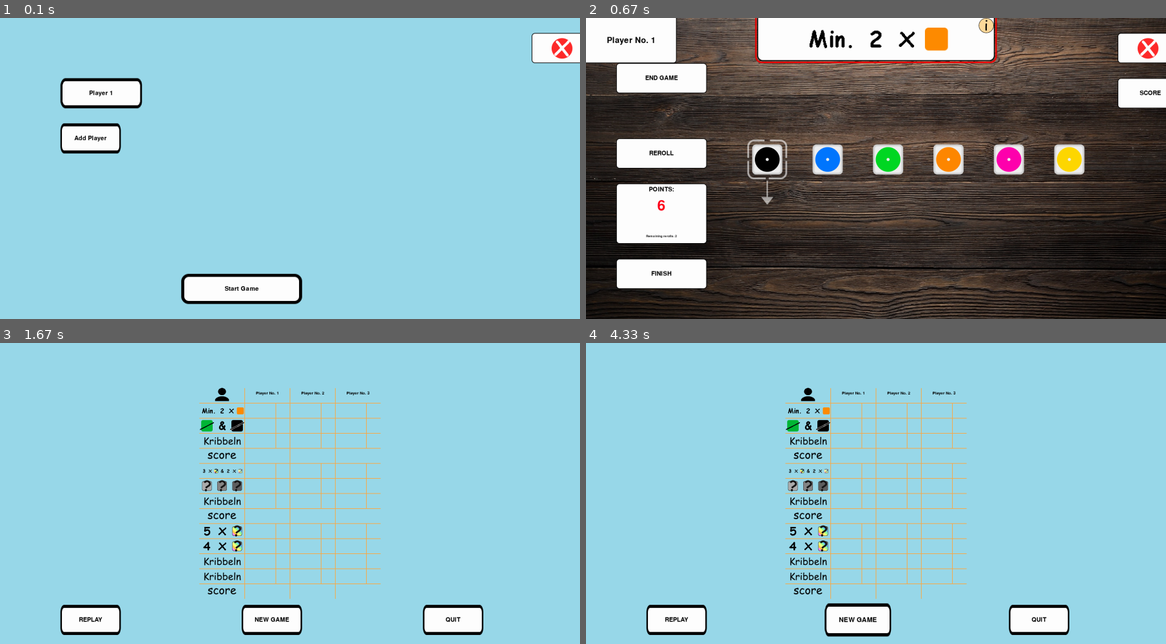
Above: before the commit, frames 1-4 (two rows, left to right).
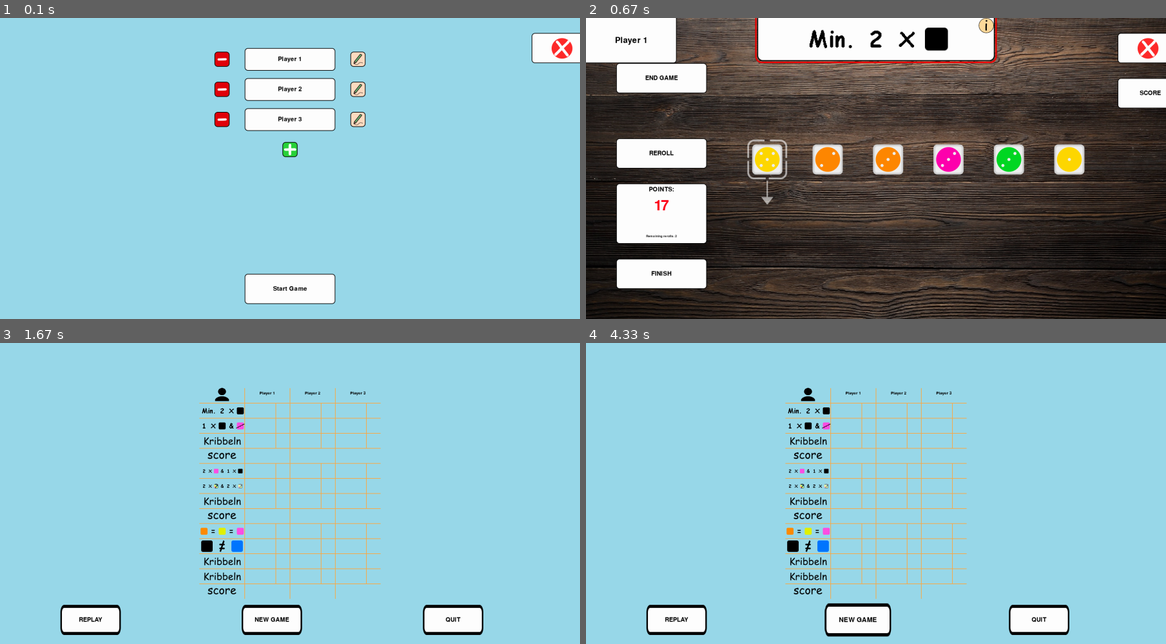
Above: after the commit, the same moments.

Repository: MathiasMeis/PygameKribbeln
Game: pygame game, started from code/mainGameLoop.py
Two runs of this game, one before a commit and one after it. Both use one fixed random seed, a clock stepped at 60 frames per second and the inputs below.
Inputs (mouse positions are in pixels of both pictures, inside the frame that each line leads up to):
- Up to frame 1 (0.1 s): no input
- Up to frame 2 (0.67 s): click "Start Game" at 0.38 s
- Up to frame 3 (1.67 s): hold Right 0.67-1.13 s; click "END GAME" at 1.45 s
- Up to frame 4 (4.33 s): click "REPLAY" at 2.17 s; move the mouse to (696, 565) at 2.6 s; click (696, 565) at 2.93 s

The runs differ from the first frame. In frame 1, 9.1% of the frame differs, in the area x 10-64%, y 9-96%; in frame 2, 1.9%; in frame 3, 0.9%; in frame 4, 0.9%.

Commit message:
startingScreen überarbeitet scoreBoard bugfixes

Diff:
--- a/code/button.py
+++ b/code/button.py
@@ -41,6 +41,10 @@
         self.mouseIsIn(mouse[0],mouse[1])
         self.draw(display)
 
-    def moveTo(self, xCoord, yCoord):
+    def move(self, xCoord, yCoord):
         self.xCoordinate += xCoord
         self.yCoordinate += yCoord
+
+    def setPosition(self, xCoord, yCoord):
+        self.xCoordinate = xCoord
+        self.yCoordinate = yCoord
--- a/code/kribbeln.py
+++ b/code/kribbeln.py
@@ -6,7 +6,7 @@
 
 class Kribbeln:
     playingDice : Dice = Dice()
-    players : list[Player] = [Player("Player No. 1"), Player("Player No. 2"), Player("Player No. 3")]
+    players : list[Player] = [Player("Player 1"), Player("Player 2"), Player("Player 3")]
     scoreBoard : ScoreBoard = ScoreBoard(players)
     numberOfPlayers : int = len(players)
     currentPlayerIndex : int = 0
@@ -24,6 +24,19 @@
     def hasRemainingRerolls() -> bool:
         return Kribbeln.remainingRorolls > 0
 
+    def reinit() -> None:
+        Kribbeln.scoreBoard = ScoreBoard(Kribbeln.players)
+        Kribbeln.playingDice.reroll()
+
+
+
+    def addPlayer():
+        Kribbeln.numberOfPlayers += 1
+        Kribbeln.players.append(Player(f"Player {Kribbeln.numberOfPlayers}"))
+
+    def removePlayer(index):
+        Kribbeln.numberOfPlayers -= 1
+        Kribbeln.players.remove(Kribbeln.players[index])
 
     def nextRound():
         Kribbeln.scoreBoard.updateResultingPoints(Kribbeln.currentRound)
--- a/code/mainGameLoop.py
+++ b/code/mainGameLoop.py
@@ -19,6 +19,7 @@
 
     def on_init():
         pygame.init()
+        StartingScreen.init()
         mainGameLoop.display = pygame.display.set_mode(mainGameLoop.size, pygame.HWSURFACE | pygame.DOUBLEBUF)
 
     def on_loop():
--- a/code/mainScreen.py
+++ b/code/mainScreen.py
@@ -24,6 +24,7 @@
     endScreenButton : Button = Button(100,150,300,100,"END GAME",imageName="300x100White") # for testing
     taskInfoButton : Button = Button(1300,0,50,50," ", imageName="taskInfo")
     rerollButton : Button = Button(100,400,300,100,"REROLL",imageName="300x100White")
+    disableRerollButton : Button = Button(100,400,300,100,"REROLL",imageName="buttonDisabled")
     finishButton : Button = Button(100,800,300,100,"FINISH",imageName="300x100White")
     quitButton : Button = Button(1760,50,300,100," ",imageName="300x100Quit")
     scoreBoardButton : Button = Button(1760,200,300,100,"SCORE              ",imageName="300x100White")
@@ -129,6 +130,8 @@
             if MainScreen.finishButton.mouseIsIn(mouse[0], mouse[1]) and event.type == pygame.MOUSEBUTTONDOWN:
                 MainScreen.nextTurnMessageBoard = MessageBoard([f"You got {Kribbeln.getResultingPoints()} points.",f"Next player will be {Kribbeln.getNextPlayerName()}"], hasCloseButton=False, hasButton=True, buttonText="CONTINUE")
                 MainScreen.isShowNextTurnMessageBoard = True
+            if MainScreen.disableRerollButton.mouseIsIn(mouse[0], mouse[1]):
+                pass
             if MainScreen.rerollButton.mouseIsIn(mouse[0], mouse[1]) and event.type == pygame.MOUSEBUTTONDOWN:
                 if Kribbeln.hasRemainingRerolls():
                     Kribbeln.playingDice.reroll()
@@ -162,6 +165,8 @@
             MainScreen.taskInfoMessageBoard.draw(display)
         elif(MainScreen.isShowScoreBoard):
             Kribbeln.scoreBoard.drawAsOverlay(display)
+        if not Kribbeln.hasRemainingRerolls():
+            MainScreen.disableRerollButton.draw(display)
 
     def on_loop(display):
         display.blit(MainScreen.background, (0,0))
--- a/code/scoreBoard.py
+++ b/code/scoreBoard.py
@@ -98,7 +98,8 @@
         return self.closeButton.mouseIsIn(xCoord, yCoord)
 
     def drawScores(self, display):
-        baseX : int = 1310-(self.width/2)
+        width : int = 150 * (self.numberOfPlayers + 1)
+        baseX : int = 960-(width/2) + 225
         baseY : int = 360
         xDeviation : int = 150
         font  = pygame.font.SysFont("comicsans", 20)
@@ -118,7 +119,8 @@
                     display.blit(scoreLabel, [xCoord-centering, baseY+yAddition])
 
     def drawResultingPoints(self, display):
-        baseX : int = 1360-(self.width/2)
+        width : int = 150 * (self.numberOfPlayers + 1)
+        baseX : int = 960-(width/2) +275
         baseY : int = 210
         xDeviation : int = 150
         yDeviation : int = 50
@@ -140,7 +142,8 @@
                     display.blit(pointLabel, [xCoord-centering, yCoord+yAddition])
 
     def drawPoints(self, display):
-        baseX : int = 1285-(self.width/2)
+        width : int = 150 * (self.numberOfPlayers + 1)
+        baseX : int = 960-(width/2)+200
         baseY : int = 210
         xDeviation : int = 150
         yDeviation : int = 50
@@ -162,7 +165,8 @@
                     display.blit(pointLabel, [xCoord-centering, yCoord+yAddition])
 
     def drawTasks(self, display):
-        baseX : int = 1160-(self.width/2)
+        width2 : int = 150 * (self.numberOfPlayers + 1)
+        baseX : int = 960-(width2/2)+75
         baseY : int = 225
         xDeviation : int = 150
         yDeviation : int = 50
@@ -200,12 +204,14 @@
 
 
     def drawPlayerLabel(self, display):
-        display.blit(pygame.image.load(os.path.join(ImageHelper.getImage("scoreBoard", "userIcon"))),(1135-(self.width/2), 145))
+        width : int = 150 * (self.numberOfPlayers + 1)
+        baseX : int = 960 - (width/2) + 75
+        display.blit(pygame.image.load(os.path.join(ImageHelper.getImage("scoreBoard", "userIcon"))),(baseX - 25, 145))
         font  = pygame.font.SysFont("comicsans", 20)
         for index in range(self.numberOfPlayers):
             playerLabel = font.render(self.players[index].getName(), 1, (0, 0, 0))
             centering : int = (150) - (playerLabel.get_width() /2)
-            display.blit(playerLabel, [1160-(self.width/2)+ (150*index)+centering,160])
+            display.blit(playerLabel, [baseX+ (150*index)+centering,160])
 
     def drawGitter(self, display):
         width : int = 150 * (self.numberOfPlayers + 1)
@@ -218,7 +224,8 @@
         display.blit(pygame.image.load(os.path.join(ImageHelper.getImage("scoreBoard", "lastRow"))),(baseX+((diff*self.numberOfPlayers)), baseY))
 
     def drawScoreLabels(self, display):
-        baseX : int = 1085-(self.width/2)
+        width : int = 150 * (self.numberOfPlayers + 1)
+        baseX : int = 960-(width/2)
         baseY : int = 350
         display.blit(pygame.image.load(os.path.join(ImageHelper.getImage("scoreBoard", "score"))),(baseX, baseY))
         display.blit(pygame.image.load(os.path.join(ImageHelper.getImage("scoreBoard", "score"))),(baseX, baseY+200))
--- a/code/startingScreen.py
+++ b/code/startingScreen.py
@@ -9,92 +9,118 @@
 from button import Button
 
 class StartingScreen:
-    playerText = ''
-    editPlayerLabel = -1
-    yDeviation = 150
     quitButton : Button = Button(1760,50,300,100," ",imageName="300x100Quit")
     quitMessageBoard : MessageBoard = MessageBoard(["Do you want to quit?"], hasButton=True, buttonText="QUIT", buttonFontColor=(255,255,255), buttenImageName="buttonRed")
     isShowQuitMessageBoard : bool = False
+    editingEnabled : bool = False
 
-    size = weight, height = 1920, 1080 # 1920, 1080
+    newPlayerName : str = ""
+
+    removeBaseX : int = 710
+    editBaseX : int = 1160
+    playerBaseX : int = 810
+    BaseY : int = 100
+    editingPlayerIndex : int = -1
+    size = weight, height = 1920, 1080
     background = pygame.transform.scale(pygame.image.load(os.path.join("assets", "background.png")), size)
 
     pygame.font.init()
     smallFont  = pygame.font.SysFont("comicsans", 30)
+    startGameButton = Button(810, 850, 300, 100,"Start Game", imageName="300x100White")
 
-    startGameButton = Button(600, 850, 400, 100,"Start Game")
-    addPlayerButton = Button(200,200+GameSetup.numberOfPlayers*150,200,100,'Add Player')
-    removePlayerButton = Button(300,500,250,100,"Remove Player")
-    editPlayerButton = Button(200, 200, 270, 100,"Player 1",color=(130,70,20))
+    editButton : Button = Button(playerBaseX+50,BaseY+(100*(Kribbeln.numberOfPlayers-100)),500,500, "xxx")#, imageName="playerEditing")
+    denyEditButton : Button = Button(playerBaseX+50,BaseY+(100*(Kribbeln.numberOfPlayers-100)),500,500, "xxx")#, imageName="playerEditing")
+    confirmsEditButton : Button = Button(playerBaseX+50,BaseY+(100*(Kribbeln.numberOfPlayers-100)),500,500, "xxx")#, imageName="playerEditing")
+    removePlayerButtons : list[Button] = []
+    addPlayerButton : Button = Button(playerBaseX+125,BaseY + 12+(100*Kribbeln.numberOfPlayers),50,50," ", imageName="addPlayer")
+    editPlayerButtons : list[Button] = []
+    playerButtons : list[Button] = []
 
-    def inWhichEditBox(mouseX,mouseY) -> int:
-        for i in range(GameSetup.numberOfPlayers):
-            [x,y,xL,yL] = [200, 200+i*StartingScreen.yDeviation, 270, 100]
-            if x <= mouseX <= x+xL and y <= mouseY <= y+yL:
-                return i
-        else:
-            return -1
+    def init():
+        StartingScreen.addPlayerButton : Button = Button(StartingScreen.playerBaseX+125,StartingScreen.BaseY + 12+(100*Kribbeln.numberOfPlayers),50,50," ", imageName="addPlayer")
+        StartingScreen.removePlayerButtons = []
+        StartingScreen.playerButtons = []
+        StartingScreen.editPlayerButtons = []
+        for index in range(len(Kribbeln.players)):
+            StartingScreen.playerButtons.append(Button(StartingScreen.playerBaseX,StartingScreen.BaseY+(100*index),300,75, f"{Kribbeln.players[index].getName()}", imageName="player"))
+            StartingScreen.removePlayerButtons.append(Button(StartingScreen.removeBaseX,StartingScreen.BaseY+12+(100*index),50,50," ", imageName="removePlayer"))
+            StartingScreen.editPlayerButtons.append(Button(StartingScreen.editBaseX, StartingScreen.BaseY+12+(100*index), 50, 50," ", imageName="playerEditStart"))
+
+
+
 
     def on_event(event): #TODO aufräumen, das geht auch anders
+        mouse = pygame.mouse.get_pos()
         if event.type == pygame.QUIT:
            Kribbeln.currentState = GameState.FINISHED
 
         if(StartingScreen.isShowQuitMessageBoard):
-            if event.type == pygame.MOUSEBUTTONDOWN:
-                mouse = pygame.mouse.get_pos()
-                if StartingScreen.quitMessageBoard.checkForMouseLocationOnCloseButton(mouse[0],mouse[1]):
-                    StartingScreen.isShowQuitMessageBoard = False
-                if StartingScreen.quitMessageBoard.checkForMouseLocationOnButton(mouse[0],mouse[1]):
-                    pygame.quit()
+            if StartingScreen.quitMessageBoard.checkForMouseLocationOnCloseButton(mouse[0],mouse[1]) and event.type == pygame.MOUSEBUTTONDOWN:
+                StartingScreen.isShowQuitMessageBoard = False
+            if StartingScreen.quitMessageBoard.checkForMouseLocationOnButton(mouse[0],mouse[1]) and event.type == pygame.MOUSEBUTTONDOWN:
+                pygame.quit()
+        elif(StartingScreen.editingEnabled):
+            if StartingScreen.denyEditButton.mouseIsIn(mouse[0], mouse[1]) and event.type == pygame.MOUSEBUTTONDOWN:
+                StartingScreen.newPlayerName = ""
+                StartingScreen.editingEnabled = False
+            if StartingScreen.confirmsEditButton.mouseIsIn(mouse[0], mouse[1]) and event.type == pygame.MOUSEBUTTONDOWN:
+                Kribbeln.players[StartingScreen.editingPlayerIndex].rename(StartingScreen.newPlayerName)
+                StartingScreen.playerButtons[StartingScreen.editingPlayerIndex].label = StartingScreen.newPlayerName
+                StartingScreen.newPlayerName = ""
+                StartingScreen.editingPlayerIndex = -1
+                StartingScreen.editingEnabled = False
+
+            if event.type == pygame.KEYDOWN:
+                if event.key == pygame.K_BACKSPACE:
+                    StartingScreen.newPlayerName =  StartingScreen.newPlayerName[:-1]
+                else:
+                    StartingScreen.newPlayerName += event.unicode
         else:
-            if event.type == pygame.MOUSEBUTTONDOWN:
-                mouse = pygame.mouse.get_pos()
-                editBox = StartingScreen.inWhichEditBox(mouse[0],mouse[1])
-                if editBox > -1:
-                    if StartingScreen.editPlayerLabel != editBox:
-                        if StartingScreen.editPlayerLabel != -1:
-                            GameSetup.renamePlayer(StartingScreen.playerText)
-                        StartingScreen.editPlayerLabel = editBox
-                        GameSetup.currentIndex = editBox
-                        StartingScreen.playerText = GameSetup.players[editBox].getName()
-                    else:
-                        GameSetup.renamePlayer(StartingScreen.playerText)
-                        StartingScreen.editPlayerLabel = -1
-                if StartingScreen.addPlayerButton.mouseIsIn(mouse[0],mouse[1]):
-                    GameSetup.addPlayer()
-                if StartingScreen.removePlayerButton.mouseIsIn(mouse[0],mouse[1]) and GameSetup.numberOfPlayers > 1:
-                    GameSetup.removePlayer()
-                    if GameSetup.numberOfPlayers == StartingScreen.editPlayerLabel:
-                        StartingScreen.editPlayerLabel = -1
-                if StartingScreen.startGameButton.mouseIsIn(mouse[0], mouse[1]):
-                    if StartingScreen.editPlayerLabel != -1:
-                        GameSetup.renamePlayer(StartingScreen.playerText)
-                    Kribbeln.currentState = GameState.PLAYING
-                if StartingScreen.quitButton.mouseIsIn(mouse[0], mouse[1]):
-                    StartingScreen.isShowQuitMessageBoard = True
-            if event.type == pygame.KEYDOWN and StartingScreen.editPlayerLabel != -1:
-                if event.key == pygame.K_BACKSPACE:
-                    StartingScreen.playerText =  StartingScreen.playerText[:-1]
-                else:
-                    StartingScreen.playerText += event.unicode
+            if StartingScreen.editButton.mouseIsIn(mouse[0], mouse[1]) and event.type == pygame.MOUSEBUTTONDOWN:
+                pass
+            if StartingScreen.quitButton.mouseIsIn(mouse[0], mouse[1]) and event.type == pygame.MOUSEBUTTONDOWN:
+                StartingScreen.isShowQuitMessageBoard = True
+            if StartingScreen.startGameButton.mouseIsIn(mouse[0], mouse[1]) and event.type == pygame.MOUSEBUTTONDOWN:
+                Kribbeln.reinit()
+                Kribbeln.currentState = GameState.PLAYING
+            if Kribbeln.numberOfPlayers < 7 and StartingScreen.addPlayerButton.mouseIsIn(mouse[0], mouse[1]) and event.type == pygame.MOUSEBUTTONDOWN:
+                Kribbeln.addPlayer()
+                StartingScreen.init()
+            for index in range(len(StartingScreen.playerButtons)):
+                StartingScreen.playerButtons[index].mouseIsIn(mouse[0], mouse[1]) and event.type == pygame.MOUSEBUTTONDOWN
+                if StartingScreen.removePlayerButtons[index].mouseIsIn(mouse[0], mouse[1]) and event.type == pygame.MOUSEBUTTONDOWN:
+                    Kribbeln.removePlayer(index)
+                    StartingScreen.init()
+                    break
+                if StartingScreen.editPlayerButtons[index].mouseIsIn(mouse[0], mouse[1]) and event.type == pygame.MOUSEBUTTONDOWN:
+                    StartingScreen.editButton = Button(StartingScreen.playerBaseX,StartingScreen.BaseY+(100*(index)),300,75, f"{StartingScreen.newPlayerName}", imageName="playerEditing")
+                    StartingScreen.denyEditButton = Button(StartingScreen.editBaseX+30, StartingScreen.BaseY+12+(100*index),50,50, " ", imageName="playerEditDeny")
+                    StartingScreen.confirmsEditButton = Button(StartingScreen.editBaseX-30, StartingScreen.BaseY+12+(100*index),50,50, " ", imageName="playerEditConfirm")
+                    StartingScreen.editingPlayerIndex = index
+                    StartingScreen.editingEnabled = True
+
+
+    def drawElements(display):
+        StartingScreen.quitButton.draw(display)
+        StartingScreen.startGameButton.draw(display)
+        for i in range(len(StartingScreen.playerButtons)):
+            StartingScreen.playerButtons[i].draw(display)
+            if not StartingScreen.editingEnabled:
+                StartingScreen.removePlayerButtons[i].draw(display)
+                StartingScreen.editPlayerButtons[i].draw(display)
+        if StartingScreen.isShowQuitMessageBoard:
+            StartingScreen.quitMessageBoard.draw(display)
+        elif StartingScreen.editingEnabled:
+            StartingScreen.editButton.label = f"{StartingScreen.newPlayerName}"
+            StartingScreen.editButton.draw(display)
+            StartingScreen.denyEditButton.draw(display)
+            StartingScreen.confirmsEditButton.draw(display)
+        else:
+            if Kribbeln.numberOfPlayers < 7:
+                StartingScreen.addPlayerButton.draw(display)
+
+
 
     def on_loop(display):
         display.blit(StartingScreen.background, (0,0))
-        mouse = pygame.mouse.get_pos()
-        StartingScreen.startGameButton.drawWithMouse(display,mouse)
-        for i in range(GameSetup.numberOfPlayers):
-            if StartingScreen.editPlayerLabel == i:
-                StartingScreen.editPlayerButton = Button(200, 200+i*StartingScreen.yDeviation, 270, 100,StartingScreen.playerText,color=(130,70,20))
-                StartingScreen.editPlayerButton.draw(display)
-            else:
-                PlayerButton = Button(200, 200+i*StartingScreen.yDeviation, 270, 100,GameSetup.players[i].getName())
-                PlayerButton.draw(display)
-        StartingScreen.addPlayerButton = Button(200,200+GameSetup.numberOfPlayers*150,200,100,'Add Player')
-        StartingScreen.addPlayerButton.drawWithMouse(display,mouse)
-        if GameSetup.numberOfPlayers > 1:
-            StartingScreen.removePlayerButton = Button(500,200+GameSetup.numberOfPlayers*150,250,100,"Remove Player")
-            StartingScreen.removePlayerButton.drawWithMouse(display,mouse)
-        StartingScreen.quitButton.mouseIsIn(mouse[0], mouse[1])
-        StartingScreen.quitButton.draw(display)
-        if StartingScreen.isShowQuitMessageBoard:
-            StartingScreen.quitMessageBoard.draw(display)
+        StartingScreen.drawElements(display)
Binary file added: graphics/buttons/buttonDisabled.png
